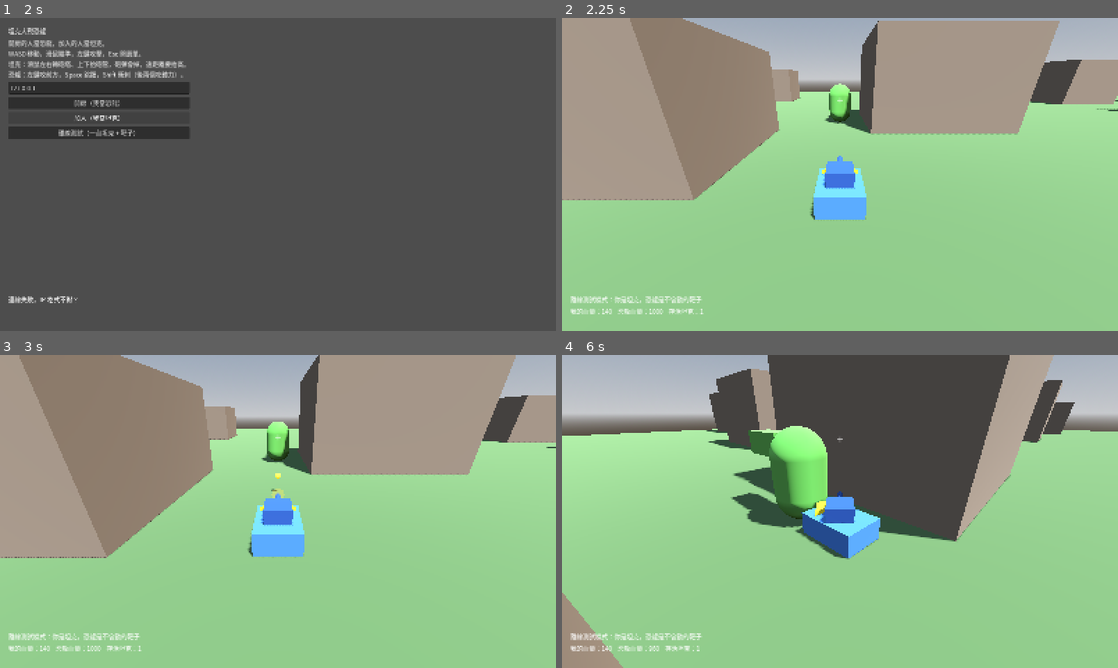
Above: before the commit, frames 1-4 (two rows, left to right).
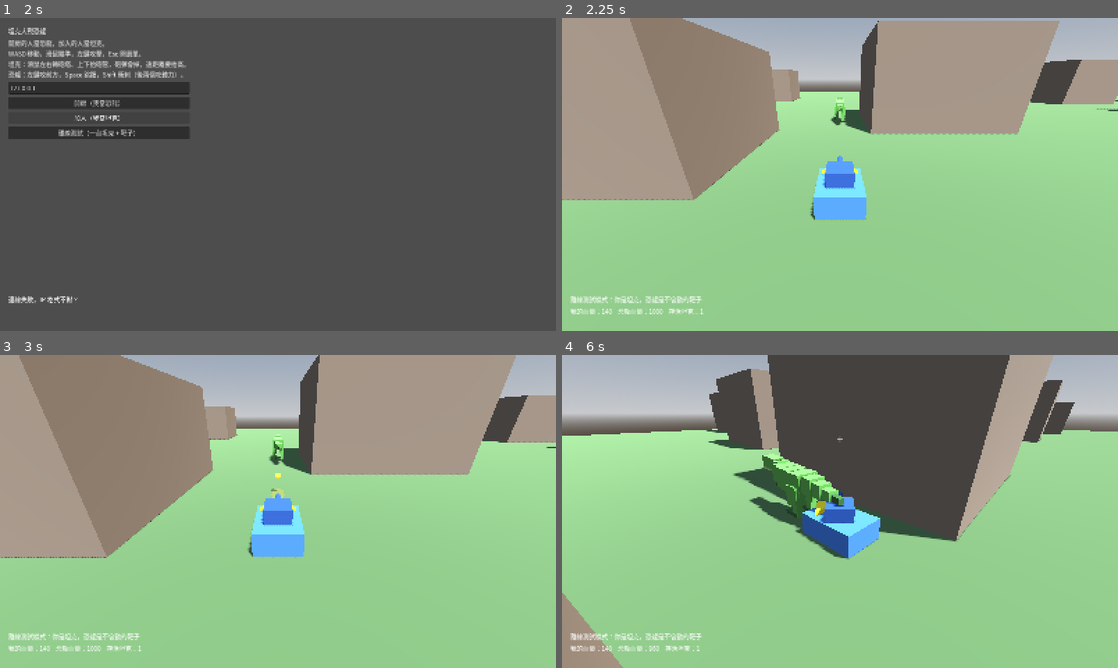
Above: after the commit, the same moments.

Repository: billxu0521/tank_war
Game: Godot game, scene res://main.tscn
The game is run twice, just before and just after one commit, with the same random seed, the same clock (stepped at 60 frames per second) and the same inputs.
Inputs (mouse positions are in pixels of both pictures, inside the frame that each line leads up to):
- Up to frame 1 (2 s): click "開房（我當恐龍）" at 0.5 s; click "加入（我當坦克）" at 1.25 s
- Up to frame 2 (2.25 s): click "離線測試（一台坦克 + 靶子）" at 2 s
- Up to frame 3 (3 s): tap Enter at 2.75 s; move the mouse to (305, 511) at 2.77 s; hold W from 2.78 s (still down); hold Shift from 2.78 s (still down); click (305, 511) at 2.92 s
- Up to frame 4 (6 s): keep holding W; tap Space at 3.02, 3.77, 5.27, 5.75 s; move the mouse to (812, 511) at 3.52 s; release Shift at 3.53 s; tap Shift at 3.6, 5.1 s; move the mouse to (851, 505) at 4.27 s; hold Shift 4.28-5.03 s; move the mouse to (834, 517) at 5.02 s; click (834, 517) at 5.17 s; move the mouse to (878, 514) at 5.77 s; hold Shift from 5.78 s (still down)

Frame 1 is identical in both runs. In frame 2, 0.4% of the frame differs, in the area x 47-52%, y 20-35%; in frame 3, 0.4%; in frame 4, 3.0%, in the area x 30-51%, y 22-56%.

Commit message:
恐龍換成有骨架的暴龍粗模型
原本是一顆膠囊加一個方塊。改成 18 根骨頭的 Skeleton3D：
骨盆、三段脊椎、脖子、頭、下顎、兩隻小手、四節尾巴、雙腿各三節。

- 每根骨頭掛一個方塊（BoneAttachment3D），不做蒙皮權重。
  ponytail: 粗模型看得出關節在動就夠，要平滑變形再換 skinned mesh。
- 動畫用程式算不用 AnimationPlayer：走路快慢直接跟著實際位移算，
  所以自己那隻和別人同步過來的都會動（遠端的 _physics_process 不跑）。
- 走路時雙腿反相擺動、身體上下起伏、尾巴一節比一節晚地左右擺；
  咬擊時下顎張開 44 度、脖子往前送。
- 咬擊特效從「移動 $Head 節點」改成呼叫骨架的 bite()。

碰撞形狀沒動（還是原本的膠囊），所以頭和尾巴是純外觀、打不到。
物理和平衡完全沒變。

測試加了骨架案例（骨頭數量、雙腿反相、下顎開合角度），共 11 項。

Co-Authored-By: Claude Opus 5 (1M context) <noreply@anthropic.com>
Claude-Session: https://claude.ai/code/session_019SAVwhULYTqidBLb1Ej4sE

Diff:
--- a/dino.gd
+++ b/dino.gd
@@ -99,10 +99,7 @@
 			Color(0.7, 0.65, 0.55, 0.7), global_position + Vector3(0, -2.4, 0),
 			Vector3(0.4, 1.0, 0.4), Vector3.ONE * 1.6, 0.35)
 	else:
-		# 頭往前撞一下 + 咬擊點爆一團
-		var head: Node3D = $Head
-		var t := create_tween()
-		t.tween_property(head, "position:z", -4.4, 0.07)
-		t.tween_property(head, "position:z", -2.8, 0.13)
+		# 張嘴咬下去 + 咬擊點爆一團
+		$Trex.bite()
 		Fx.burst(self, SphereMesh.new(), Color(1, 0.35, 0.35, 0.8),
-			Vector3(0, 1.5, -6.4), Vector3.ONE * 0.6, Vector3.ONE * 3.2, 0.2)
+			Vector3(0, 1.1, -4.6), Vector3.ONE * 0.6, Vector3.ONE * 3.0, 0.2)
--- a/dino.tscn
+++ b/dino.tscn
@@ -1,22 +1,11 @@
-[gd_scene load_steps=7 format=3]
+[gd_scene load_steps=5 format=3]
 
 [ext_resource type="Script" path="res://dino.gd" id="1"]
+[ext_resource type="Script" path="res://trex.gd" id="2"]
 
 [sub_resource type="CapsuleShape3D" id="s1"]
 radius = 1.6
 height = 5.4
-
-[sub_resource type="StandardMaterial3D" id="m1"]
-albedo_color = Color(0.35, 0.6, 0.28, 1)
-
-[sub_resource type="CapsuleMesh" id="cm1"]
-material = SubResource("m1")
-radius = 1.6
-height = 5.4
-
-[sub_resource type="BoxMesh" id="bm1"]
-material = SubResource("m1")
-size = Vector3(1.5, 1.4, 3.2)
 
 [sub_resource type="SceneReplicationConfig" id="r1"]
 properties/0/path = NodePath(".:position")
@@ -33,12 +22,9 @@
 [node name="CollisionShape3D" type="CollisionShape3D" parent="."]
 shape = SubResource("s1")
 
-[node name="Body" type="MeshInstance3D" parent="."]
-mesh = SubResource("cm1")
-
-[node name="Head" type="MeshInstance3D" parent="."]
-transform = Transform3D(1, 0, 0, 0, 1, 0, 0, 0, 1, 0, 1.6, -2.8)
-mesh = SubResource("bm1")
+[node name="Trex" type="Node3D" parent="."]
+transform = Transform3D(1, 0, 0, 0, 1, 0, 0, 0, 1, 0, -2.7, 0)
+script = ExtResource("2")
 
 [node name="Camera3D" type="Camera3D" parent="."]
 transform = Transform3D(1, 0, 0, 0, 0.8829, 0.4695, 0, -0.4695, 0.8829, 0, 6, 11)
--- a/test_battle.gd
+++ b/test_battle.gd
@@ -24,6 +24,7 @@
 		_case_gun_pitch()
 		_case_back_to_lobby()
 		_case_cover()
+		_case_trex_rig()
 		_start_shell_case()
 		return false
 	# 剩下的要跨好幾個 frame 才驗得到
@@ -56,7 +57,7 @@
 		printerr("有 %d 項失敗" % _fails)
 		quit(1)
 	else:
-		print("OK：生怪、傷害、勝負、咬擊方向、離線模式、砲管俯仰、回大廳重開、建築擋視線、砲彈命中、恐龍跳躍都正常")
+		print("OK：生怪、傷害、勝負、咬擊方向、離線模式、砲管俯仰、回大廳重開、建築擋視線、暴龍骨架、砲彈命中、恐龍跳躍都正常")
 	return true
 
 # --- 共用 ---
@@ -205,6 +206,30 @@
 	_ck(t.hp == before, "躲在建築後面就不該被打到")
 	_end(m)
 
+## 暴龍骨架：骨頭要建得起來，跑起來兩隻腳要反相擺動
+func _case_trex_rig() -> void:
+	var m := _new_offline_game()
+	var t: Node = m.players.get_node(^"2").get_node(^"Trex")
+	_ck(t.skel.get_bone_count() == 18, "骨架應該有 18 根骨頭（現在 %d）" % t.skel.get_bone_count())
+	_ck(t.skel.find_bone("jaw") >= 0 and t.skel.find_bone("tail4") >= 0, "下巴和尾巴末端要在")
+
+	for i in 6:  # 假裝以 18 m/s 在跑
+		t._last_pos = t.global_position + Vector3(0, 0, 0.3)
+		t._process(1.0 / 60.0)
+	var l: float = t.skel.get_bone_pose_rotation(t._idx["thigh_l"]).get_euler().x
+	var r: float = t.skel.get_bone_pose_rotation(t._idx["thigh_r"]).get_euler().x
+	_ck(absf(l) > 0.1 and l * r < 0.0, "跑步時兩隻大腿要反相擺動（左 %.2f 右 %.2f）" % [l, r])
+
+	var closed: float = t.skel.get_bone_pose_rotation(t._idx["jaw"]).get_euler().x
+	t.bite()
+	var opened := closed
+	for i in 20:
+		t._process(1.0 / 60.0)
+		opened = minf(opened, t.skel.get_bone_pose_rotation(t._idx["jaw"]).get_euler().x)
+	_ck(rad_to_deg(absf(opened - closed)) > 25.0,
+		"咬的時候嘴要張開超過 25 度（現在 %.0f）" % rad_to_deg(absf(opened - closed)))
+	_end(m)
+
 ## 砲彈要真的飛過去打中人（跨好幾個 frame）
 func _start_shell_case() -> void:
 	var m := _new_game()
--- /dev/null
+++ b/trex.gd
@@ -0,0 +1,120 @@
+class_name Trex
+extends Node3D
+## 暴龍的灰盒骨架模型：一副 Skeleton3D，每根骨頭掛一個方塊。
+##
+## ponytail: 方塊是剛體掛在骨頭上（BoneAttachment3D），不做蒙皮權重。
+## 粗模型看得出關節在動就夠了，要平滑變形再換成真正的 skinned mesh。
+##
+## 動畫是程式算的，不用 AnimationPlayer——走路快慢直接跟著實際位移，
+## 而且不管是自己那隻還是別人同步過來的都會動。
+
+const BODY := Color(0.34, 0.58, 0.27)
+const BELLY := Color(0.56, 0.69, 0.40)
+const DARK := Color(0.21, 0.36, 0.18)
+
+var skel: Skeleton3D
+var _idx := {}          # 骨頭名字 -> index
+var _phase := 0.0
+var _bite := 0.0        # 1 -> 0，咬擊動作的進度
+var _last_pos := Vector3.ZERO
+
+## [骨頭, 父骨, 相對父骨的位置, 方塊尺寸, 方塊相對骨頭的中心, 顏色]
+func _rig() -> Array:
+	return [
+		["root",    "",       Vector3(0, 2.3, 0),      Vector3(1.4, 1.3, 1.4), Vector3(0, 0, 0),        BODY],
+
+		["spine1",  "root",   Vector3(0, 0.05, -0.65), Vector3(1.4, 1.3, 1.2), Vector3(0, 0.02, -0.3),  BODY],
+		["spine2",  "spine1", Vector3(0, 0.10, -0.70), Vector3(1.2, 1.1, 1.1), Vector3(0, 0.05, -0.3),  BODY],
+		["neck",    "spine2", Vector3(0, 0.30, -0.55), Vector3(0.8, 0.8, 0.9), Vector3(0, 0.05, -0.35), BODY],
+		["head",    "neck",   Vector3(0, 0.15, -0.60), Vector3(0.8, 0.7, 1.4), Vector3(0, 0.10, -0.55), BODY],
+		["jaw",     "head",   Vector3(0, -0.20, -0.25),Vector3(0.7, 0.28, 1.1),Vector3(0, -0.05, -0.5), BELLY],
+
+		["arm_l",   "spine2", Vector3(0.42, -0.35, -0.30), Vector3(0.22, 0.22, 0.65), Vector3(0, -0.12, -0.25), DARK],
+		["arm_r",   "spine2", Vector3(-0.42, -0.35, -0.30),Vector3(0.22, 0.22, 0.65), Vector3(0, -0.12, -0.25), DARK],
+
+		["tail1",   "root",   Vector3(0, 0.05, 0.65),  Vector3(1.0, 1.0, 1.1), Vector3(0, 0, 0.35),     BODY],
+		["tail2",   "tail1",  Vector3(0, -0.05, 0.75), Vector3(0.8, 0.8, 1.1), Vector3(0, 0, 0.35),     BODY],
+		["tail3",   "tail2",  Vector3(0, -0.05, 0.75), Vector3(0.55, 0.55, 1.0),Vector3(0, 0, 0.35),    BODY],
+		["tail4",   "tail3",  Vector3(0, -0.05, 0.70), Vector3(0.32, 0.32, 1.0),Vector3(0, 0, 0.35),    DARK],
+
+		["thigh_l", "root",   Vector3(0.52, -0.20, 0.10),  Vector3(0.7, 1.2, 0.95), Vector3(0, -0.45, 0),    BODY],
+		["shin_l",  "thigh_l",Vector3(0, -0.85, 0.08), Vector3(0.42, 1.1, 0.5), Vector3(0, -0.45, 0),    BODY],
+		["foot_l",  "shin_l", Vector3(0, -0.80, -0.10),Vector3(0.5, 0.24, 1.1),Vector3(0, -0.06, -0.3),  DARK],
+
+		["thigh_r", "root",   Vector3(-0.52, -0.20, 0.10), Vector3(0.7, 1.2, 0.95), Vector3(0, -0.45, 0),    BODY],
+		["shin_r",  "thigh_r",Vector3(0, -0.85, 0.08), Vector3(0.42, 1.1, 0.5), Vector3(0, -0.45, 0),    BODY],
+		["foot_r",  "shin_r", Vector3(0, -0.80, -0.10),Vector3(0.5, 0.24, 1.1),Vector3(0, -0.06, -0.3),  DARK],
+	]
+
+func _ready() -> void:
+	skel = Skeleton3D.new()
+	add_child(skel)
+	for e in _rig():
+		skel.add_bone(e[0])
+		var i := skel.find_bone(e[0])
+		_idx[e[0]] = i
+		if e[1] != "":
+			skel.set_bone_parent(i, _idx[e[1]])
+		skel.set_bone_rest(i, Transform3D(Basis(), e[2]))
+	skel.reset_bone_poses()
+
+	for e in _rig():
+		var att := BoneAttachment3D.new()
+		skel.add_child(att)
+		att.bone_name = e[0]
+		att.add_child(_box(e[3], e[4], e[5]))
+
+	_last_pos = global_position
+
+func _box(size: Vector3, offset: Vector3, col: Color) -> MeshInstance3D:
+	var mat := StandardMaterial3D.new()
+	mat.albedo_color = col
+	var mesh := BoxMesh.new()
+	mesh.size = size
+	mesh.material = mat
+	var mi := MeshInstance3D.new()
+	mi.mesh = mesh
+	mi.position = offset
+	return mi
+
+## 咬一口，讓嘴巴張開再合上
+func bite() -> void:
+	_bite = 1.0
+
+func _process(delta: float) -> void:
+	var moved := (global_position - _last_pos) / maxf(delta, 0.0001)
+	_last_pos = global_position
+	var speed := Vector2(moved.x, moved.z).length()
+	var stride := clampf(speed / 16.0, 0.0, 1.5)  # 站著不動就只剩呼吸
+	_phase += delta * (2.0 + speed * 0.55)
+	_bite = maxf(_bite - delta * 3.5, 0.0)
+	var chomp := sin(_bite * PI)  # 0 -> 1 -> 0
+
+	# 腳：左右差半個週期，小腿跟著晚一點
+	for side in [["_l", 0.0], ["_r", PI]]:
+		var s: String = side[0]
+		var o: float = side[1]
+		_pose("thigh" + s, Vector3.RIGHT, sin(_phase + o) * 0.55 * stride)
+		_pose("shin" + s, Vector3.RIGHT, (sin(_phase + o - 1.1) * 0.35 - 0.35) * stride)
+		_pose("foot" + s, Vector3.RIGHT, (sin(_phase + o - 2.0) * 0.3 + 0.3) * stride)
+
+	# 身體隨步伐上下起伏
+	skel.position.y = absf(sin(_phase)) * 0.12 * stride
+
+	# 尾巴左右擺，一節比一節晚
+	for i in 4:
+		_pose("tail%d" % (i + 1), Vector3.UP,
+			sin(_phase * 0.6 - i * 0.55) * 0.10 * (0.5 + stride))
+
+	# 脖子和頭：走路時微點頭，咬的時候往前送
+	_pose("spine1", Vector3.RIGHT, 0.06 + sin(_phase * 0.4) * 0.02)
+	_pose("neck", Vector3.RIGHT, -0.20 + sin(_phase) * 0.05 * stride + chomp * 0.35)
+	_pose("head", Vector3.RIGHT, 0.18 - chomp * 0.25)
+	_pose("jaw", Vector3.RIGHT, -0.12 - chomp * 0.65)
+
+	# 小手貼著身體晃一下
+	_pose("arm_l", Vector3.RIGHT, -0.7 + sin(_phase) * 0.15 * stride)
+	_pose("arm_r", Vector3.RIGHT, -0.7 - sin(_phase) * 0.15 * stride)
+
+func _pose(bone: String, axis: Vector3, angle: float) -> void:
+	skel.set_bone_pose_rotation(_idx[bone], Quaternion(axis, angle))
Not shown, added: trex.gd.uid
Not shown, changed: README.md
